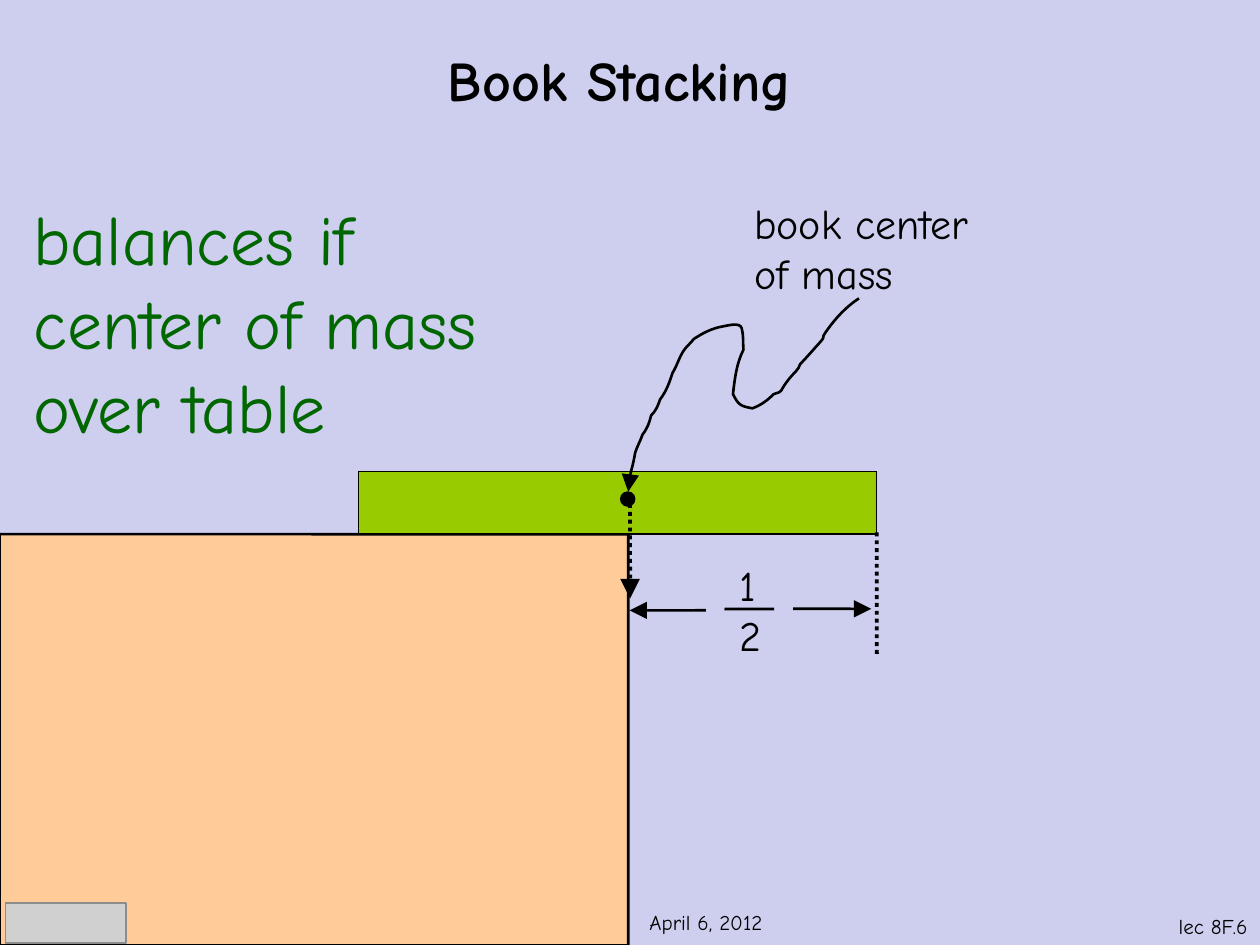
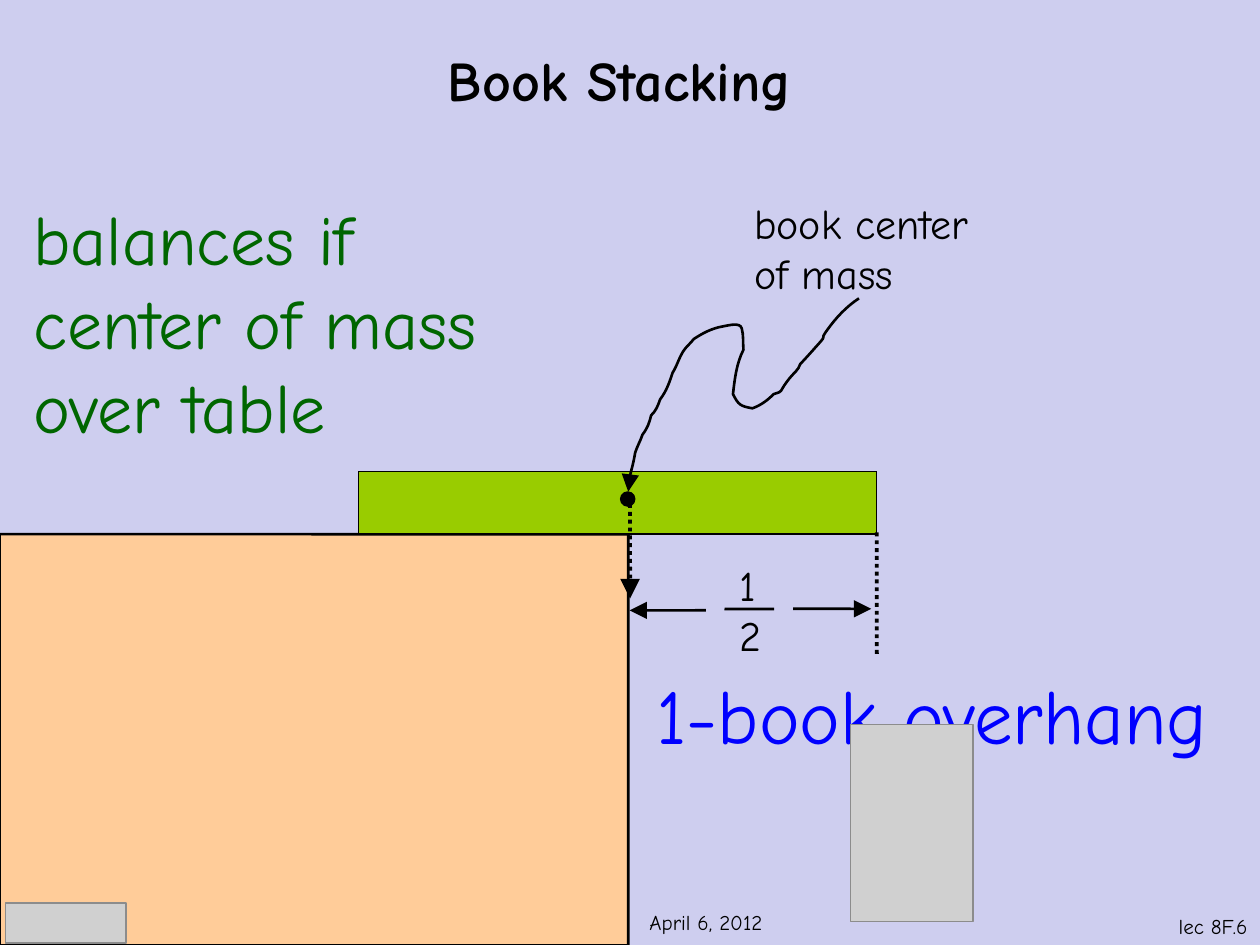
Before and after one commit to armeyer/mcs_web, a slide deck: slide 6 of spring12/slidesS12/book-stacking.pptx. Drawn at 1260x945 pixels with LibreOffice and Linux fonts; fonts in the diff are those of the drawing; grey boxes stand for pictures; background and template pictures are left out. Boxes give left, top, right and bottom in pixels: in the first picture for what was removed or moved away, otherwise in the second. Text is boxed around its words. In the diff, an @@ line names an element or a change of style, - is before the commit and + after.

Commit message:
slides for 4/6/12

```diff
--- a/spring12/slidesS12/book-stacking.pptx
+++ b/spring12/slidesS12/book-stacking.pptx
@@ text added at [656, 691, 1208, 769], 44 pt, text #0000FF @@
+1-book overhang
@@ picture added at [850, 724, 973, 921] @@
```
Also in this commit, not shown: 5 other slides changed, 2 slides added, 2 other files.
